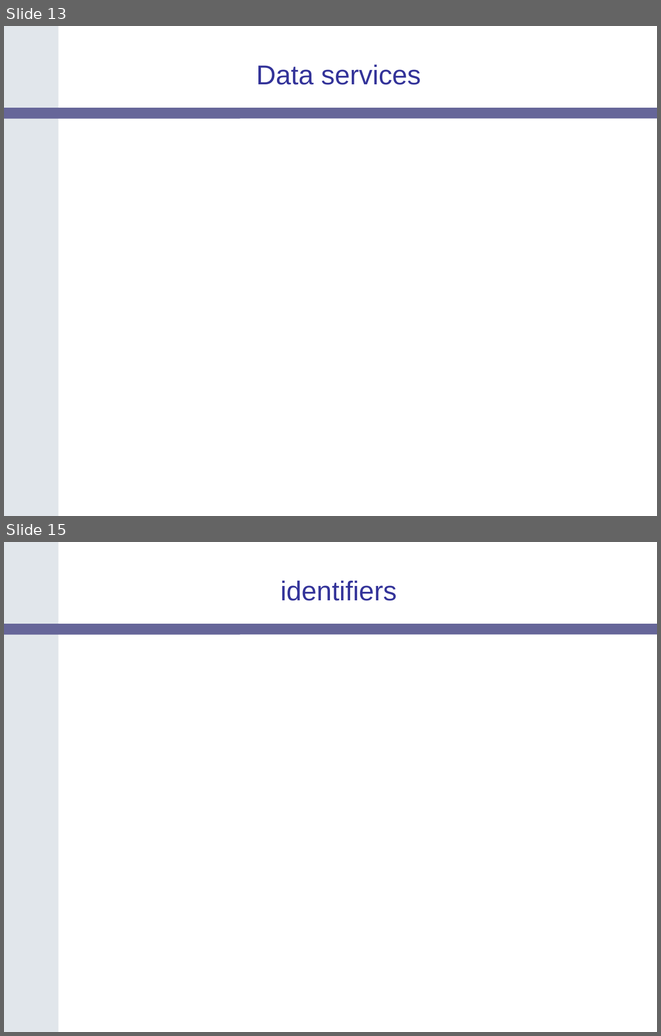
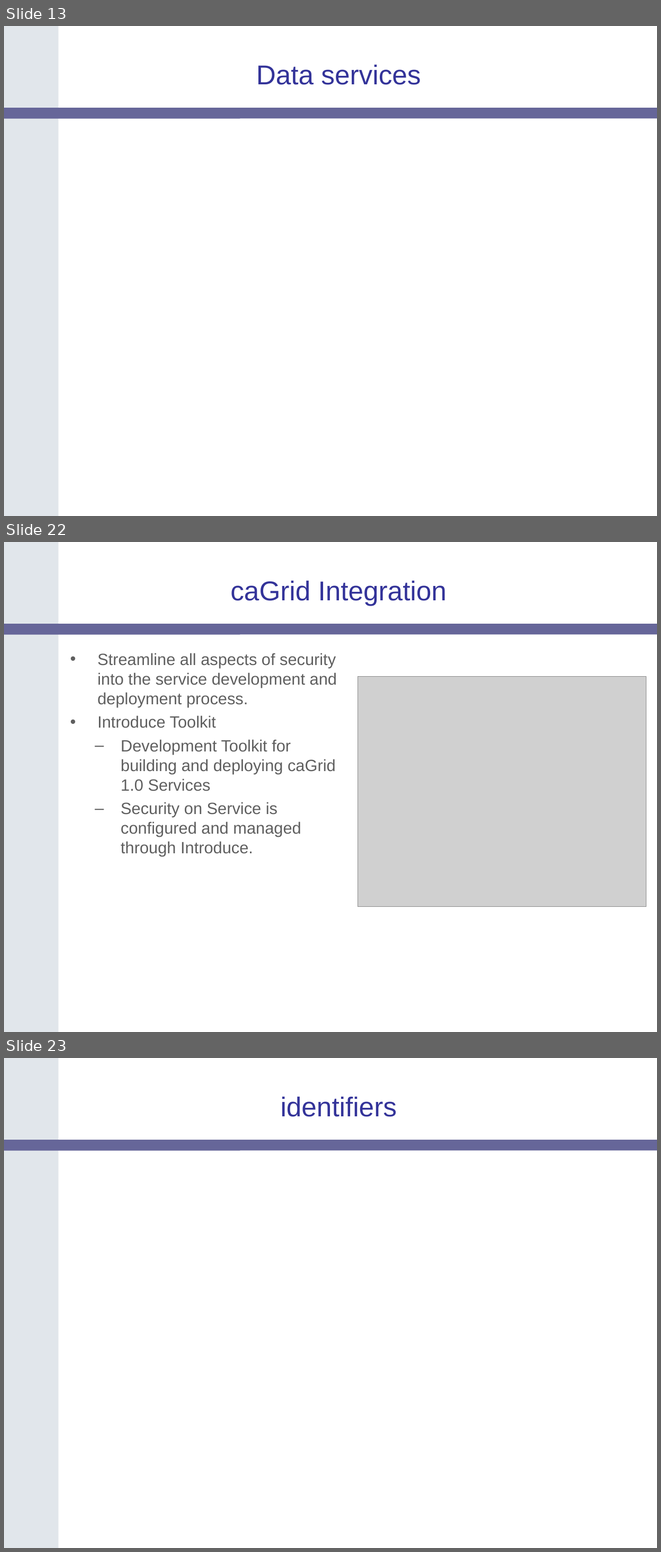
Before and after one commit to NCIP/cagrid-portal, a slide deck: cagrid-1-0/Documentation/presentations/200604_AnnualMeeting/caGrid-1.0-Architecture_caBIG-Annual-Meeting06.ppt. Shown one above the other, each under a label of ours: slides 13 and 15 before the commit, slides 13, 22 and 23 after it; the slides between them are not shown. The pictures are 661x1036 and 661x1552 pixels, drawn with LibreOffice and Linux fonts; fonts in the diff are those of the drawing; grey boxes stand for pictures; background and template pictures are left out. Boxes give left, top, right and bottom in pixels: in the first picture for what was removed or moved away, otherwise in the second. Text is boxed around its words. In the diff, an @@ line names an element or a change of style, - is before the commit and + after.

```diff
--- a/cagrid-1-0/Documentation/presentations/200604_AnnualMeeting/caGrid-1.0-Architecture_caBIG-Annual-Meeting06.ppt
+++ b/cagrid-1-0/Documentation/presentations/200604_AnnualMeeting/caGrid-1.0-Architecture_caBIG-Annual-Meeting06.ppt
@@ slide 22 added at bbox=[4, 542, 657, 1032], background #FFFFFF; not listed: 2 template elements that a slide beside it also shows @@
@@ title added at bbox=[230, 581, 447, 606], 30 pt, text #333399 @@
+caGrid Integration
@@ text added at bbox=[97, 653, 337, 856], 18 pt, text #5F5F5F @@
+• Streamline all aspects of security into the service development and deployment process.
+• Introduce Toolkit
+  – Development Toolkit for building and deploying caGrid 1.0 Services
+  – Security on Service is configured and managed through Introduce.
@@ picture added at bbox=[358, 677, 646, 907] @@
@@ what was slide 15 is now slide 23 @@
```
Also in this commit, not shown: 8 other slides added, 1 slide removed.
